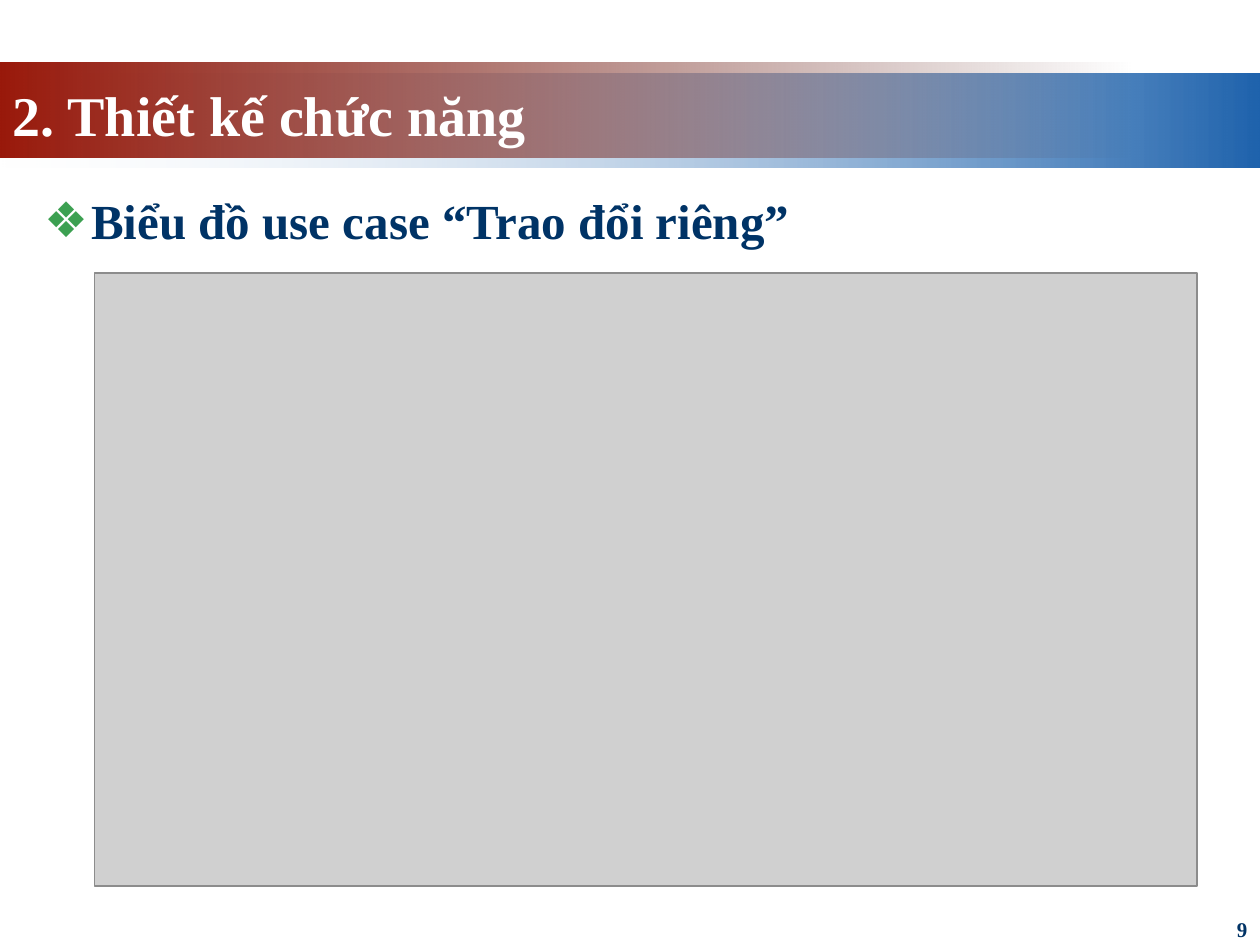
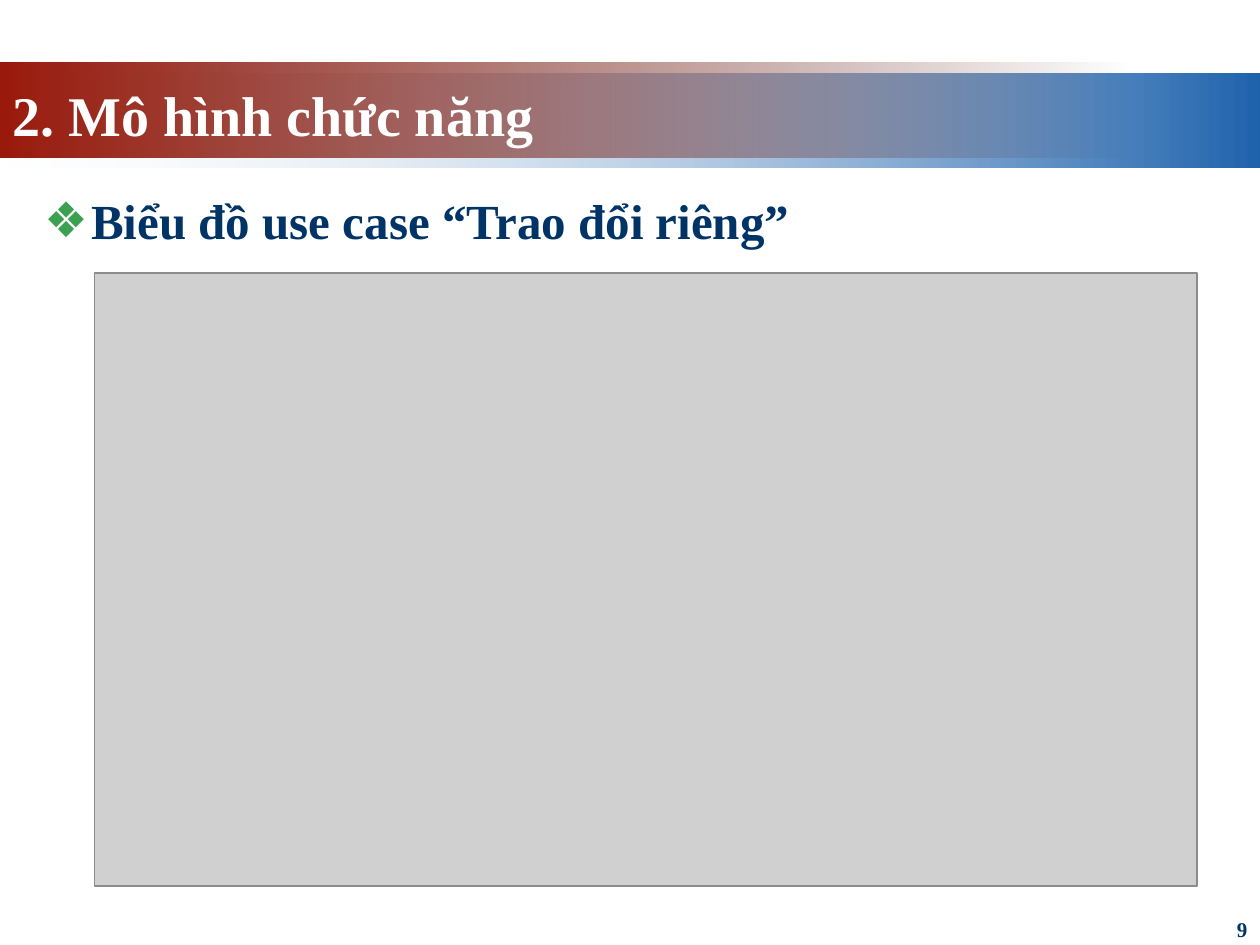
Before and after one commit to giangdoan164/Do_an, a slide deck: slide 9 of docs/Thuyết trình/Thuyết Trình.pptx. Drawn at 1260x945 pixels with LibreOffice and Linux fonts; fonts in the diff are those of the drawing; grey boxes stand for pictures. Boxes give left, top, right and bottom in pixels: in the first picture for what was removed or moved away, otherwise in the second. Text is boxed around its words. In the diff, an @@ line names an element or a change of style, - is before the commit and + after.

```diff
--- a/docs/Thuyết trình/Thuyết Trình.pptx
+++ b/docs/Thuyết trình/Thuyết Trình.pptx
@@ title at box(13, 96, 533, 147): text changed @@
-2. Thiết kế chức năng
+2. Mô hình chức năng
```
Also in this commit, not shown: 7 other slides changed, 1 slide added, 3 slides removed, 27 other files.
